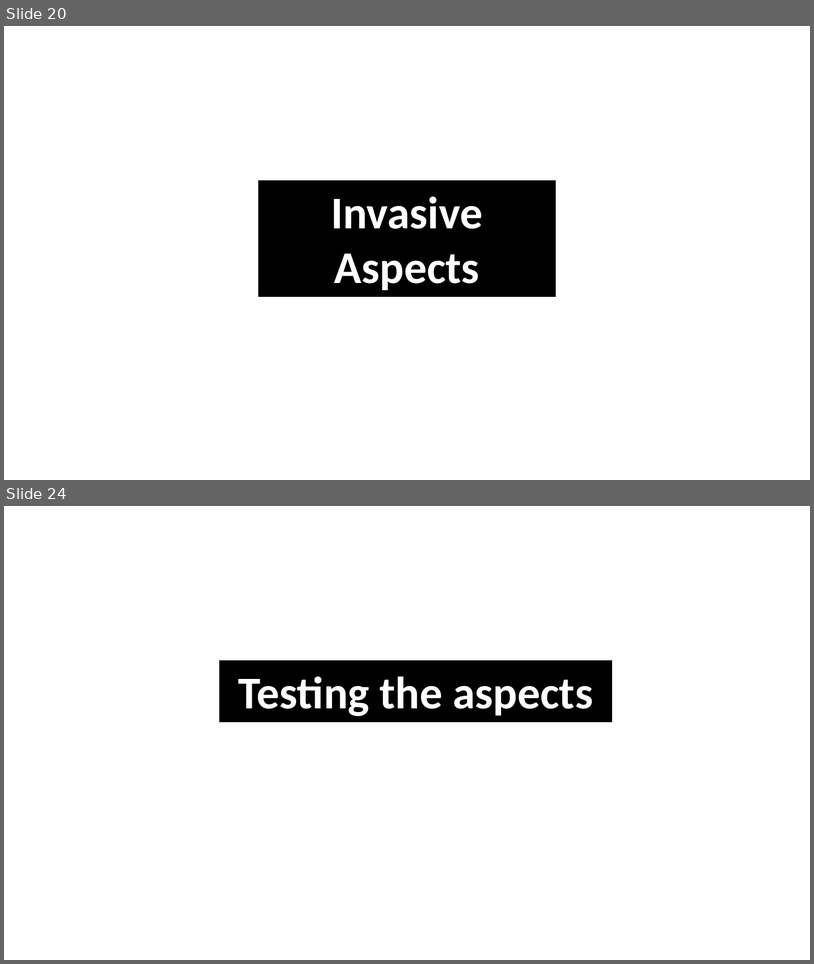
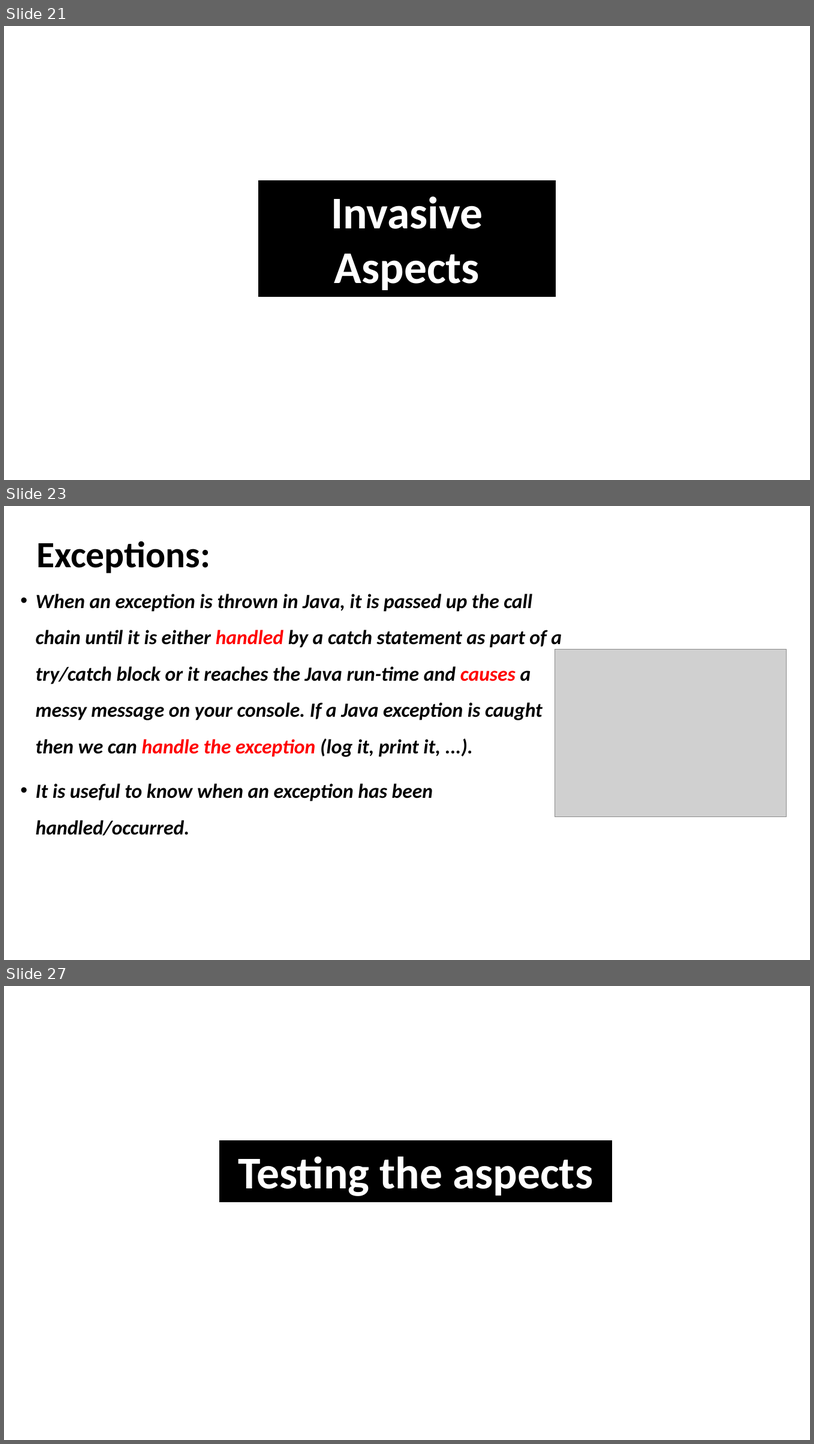
Before and after one commit to akotek/AOP, a slide deck: src/Final Project Presentation.pptx. Shown one above the other, each under a label of ours: slides 20 and 24 before the commit, slides 21, 23 and 27 after it; the slides between them are not shown. The pictures are 814x964 and 814x1444 pixels, drawn with LibreOffice and Linux fonts; fonts in the diff are those of the drawing; grey boxes stand for pictures. Boxes give left, top, right and bottom in pixels: in the first picture for what was removed or moved away, otherwise in the second. Text is boxed around its words. In the diff, an @@ line names an element or a change of style, - is before the commit and + after.

Commit message:
ExceptionHandlerAspect impl, add logging to ExceptionTranslationAspect

```diff
--- a/src/Final Project Presentation.pptx
+++ b/src/Final Project Presentation.pptx
@@ slide 23 added at (4, 506, 810, 960), background #FFFFFF @@
@@ title added at (36, 541, 210, 573), 44 pt, text #000000, bold @@
+Exceptions:
@@ text added at (36, 594, 562, 835), 24 pt, text #000000, bold, italic @@
+• When an exception is thrown in Java, it is passed up the call chain until it is either handled by a catch statement as part of a try/catch block or it reaches the Java run-time and causes a messy message on your console. If a Java exception is caught then we can handle the exception (log it, print it, ...).
+• It is useful to know when an exception has been handled/occurred.
@@ picture added at (555, 649, 787, 817) @@
@@ what was slide 20 is now slide 21 @@
@@ what was slide 24 is now slide 27 @@
```
Also in this commit, not shown: 11 slides changed, 2 other slides added, 4 other files.
